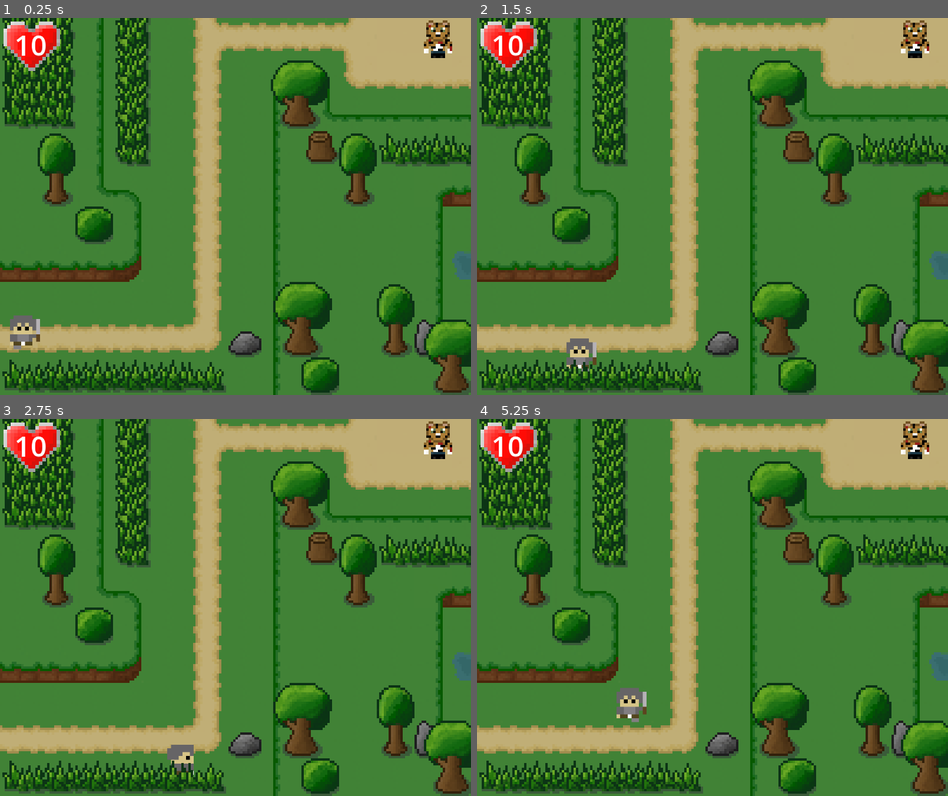
Above: before the commit, frames 1-4 (two rows, left to right).
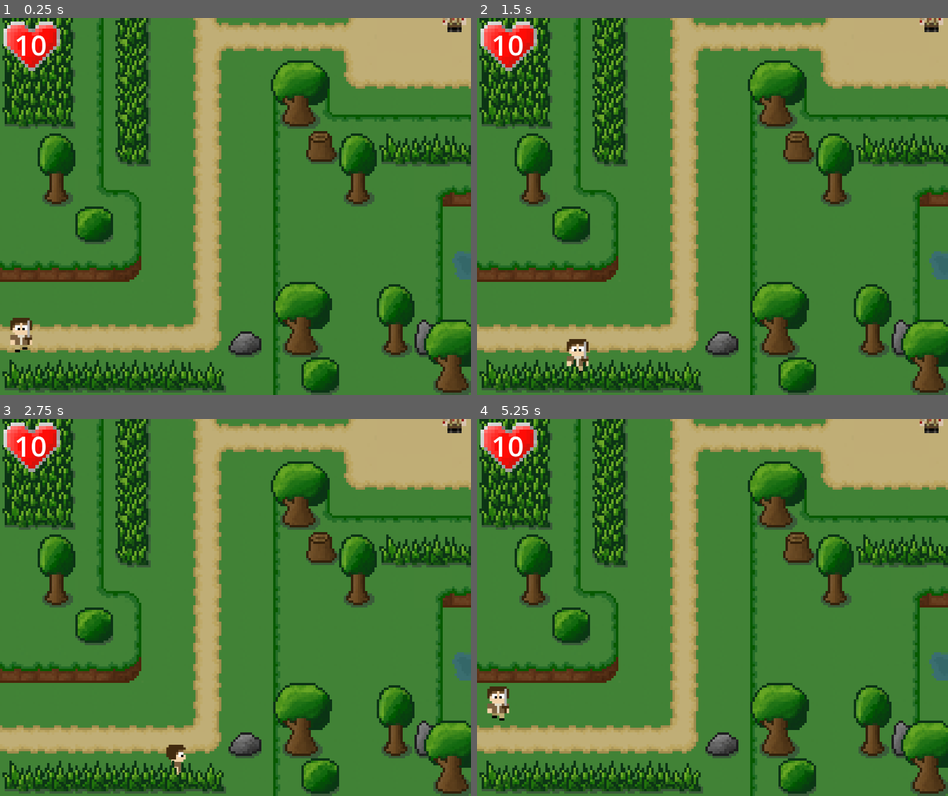
Above: after the commit, the same moments.

Repository: jakegriffin9902/CS358-Bane-of-the-Ancients
Game: Godot game, scene res://slouismo_fen.tscn
Two runs of this game, one before a commit and one after it. Both use one fixed random seed, a clock stepped at 60 frames per second and the inputs below.
Inputs:
- Up to frame 1 (0.25 s): no input
- Up to frame 2 (1.5 s): hold D (right) 0.53-1.28 s; hold S (down) from 1.28 s (still down)
- Up to frame 3 (2.75 s): release S (down) at 2.03 s; hold D (right) from 2.03 s (still down)
- Up to frame 4 (5.25 s): release D (right) at 2.78 s; hold W (up) 2.78-3.53 s; hold A (left) 3.53-5.03 s; hold S (down) from 5.03 s (still down)

The runs differ from the first frame. In frame 1, 1.0% of the frame differs, in the area x 2-99%, y 0-89%; in frame 2, 1.0%; in frame 3, 0.9%; in frame 4, 1.4%, in the area x 2-99%, y 0-81%.

Commit message:
3.0.0
First entry for Sprint 3; adds redesigned player art and a setup for the stat selection screen. Also adds combat music to the project for use once the combat system is complete. Adjusted collision boxes for Player and 2 NPCs.

Diff:
--- a/characters/player.tscn
+++ b/characters/player.tscn
@@ -4,7 +4,7 @@
 [ext_resource type="Texture2D" uid="uid://bwphge16iq4c" path="res://characters/art/player.png" id="2_yfnet"]
 
 [sub_resource type="RectangleShape2D" id="RectangleShape2D_jtnif"]
-size = Vector2(12, 13)
+size = Vector2(12, 6.15385)
 
 [sub_resource type="Animation" id="Animation_r4na2"]
 length = 0.001
@@ -132,11 +132,12 @@
 transitions = ["Start", "Move", SubResource("AnimationNodeStateMachineTransition_w6joo")]
 
 [node name="CharacterBody2D" type="CharacterBody2D"]
+scale = Vector2(0.65, 0.65)
 script = ExtResource("1_ct57h")
 starting_direction = Vector2(-1, 2.08165e-12)
 
 [node name="CollisionShape2D" type="CollisionShape2D" parent="."]
-position = Vector2(2, 1.5)
+position = Vector2(0, 10.7692)
 shape = SubResource("RectangleShape2D_jtnif")
 
 [node name="Sprite2D" type="Sprite2D" parent="."]
--- a/slouismo_fen.tscn
+++ b/slouismo_fen.tscn
@@ -10,10 +10,10 @@
 [ext_resource type="Texture2D" uid="uid://b3u57jb4rqic" path="res://HeartIcon.png" id="6_5r72p"]
 
 [sub_resource type="RectangleShape2D" id="RectangleShape2D_y2dfl"]
-size = Vector2(8, 15)
+size = Vector2(9, 6)
 
 [sub_resource type="RectangleShape2D" id="RectangleShape2D_y7ks8"]
-size = Vector2(8, 15)
+size = Vector2(10, 5.5)
 
 [sub_resource type="PhysicsMaterial" id="PhysicsMaterial_mhu23"]
 
@@ -379,27 +379,29 @@
 scroll_active = false
 
 [node name="Human carrier" type="CharacterBody2D" parent="."]
+y_sort_enabled = true
 position = Vector2(9, 293)
 
 [node name="Sprite2D" type="Sprite2D" parent="Human carrier"]
-position = Vector2(169, -142)
+position = Vector2(184, -135)
 texture = ExtResource("1_n8gus")
 hframes = 6
 
 [node name="CollisionShape2D" type="CollisionShape2D" parent="Human carrier"]
-position = Vector2(169, -141.5)
+position = Vector2(184, -130)
 shape = SubResource("RectangleShape2D_y2dfl")
 
 [node name="Animal carrier" type="CharacterBody2D" parent="."]
+y_sort_enabled = true
 position = Vector2(9, 293)
 
 [node name="Sprite2D" type="Sprite2D" parent="Animal carrier"]
-position = Vector2(177, -124)
+position = Vector2(168, -152)
 texture = ExtResource("2_dofxf")
 hframes = 6
 
 [node name="CollisionShape2D" type="CollisionShape2D" parent="Animal carrier"]
-position = Vector2(177, -123.5)
+position = Vector2(168, -147.25)
 shape = SubResource("RectangleShape2D_y7ks8")
 
 [node name="TileMap" type="TileMap" parent="."]
@@ -435,6 +437,7 @@
 
 [node name="Camera2D" type="Camera2D" parent="."]
 position = Vector2(9, 293)
+scale = Vector2(0.65, 0.65)
 zoom = Vector2(2, 2)
 limit_left = 0
 limit_top = 0
--- /dev/null
+++ b/stat_sheet.gd
@@ -0,0 +1,18 @@
+extends Control
+
+@onready var available_points = get_node("stats/points/value")
+
+var player_points = 5
+var strength_add = 0
+var intelligence_add = 0
+var aim_add = 0
+var agility_add = 0
+var health_add = 0
+
+func _ready():
+	available_points.set_text("[color=black]" + str(player_points))
+	if (player_points == 0):
+		pass
+	else:
+		for button in get_tree().get_nodes_in_group("plus"):
+			button.set_disabled(false)
--- /dev/null
+++ b/stat_sheet.tscn
@@ -0,0 +1,238 @@
+[gd_scene load_steps=12 format=3 uid="uid://brs5224vu2vum"]
+
+[ext_resource type="Texture2D" uid="uid://di41fl844d6sw" path="res://ui_art/plus.png" id="1_fst7j"]
+[ext_resource type="Script" path="res://stat_sheet.gd" id="1_p8awl"]
+[ext_resource type="Texture2D" uid="uid://65ysx04o07u8" path="res://ui_art/plus_selected.png" id="2_m2m8c"]
+[ext_resource type="Texture2D" uid="uid://cv34j8hred2tx" path="res://ui_art/background.png" id="2_nf75c"]
+[ext_resource type="Texture2D" uid="uid://b567h8e0485ne" path="res://ui_art/plus_disabled.png" id="3_ud17e"]
+[ext_resource type="Texture2D" uid="uid://qpye4g8y6u5d" path="res://ui_art/minus.png" id="4_vbn2g"]
+[ext_resource type="Texture2D" uid="uid://2qrnm1138res" path="res://ui_art/minus_selected.png" id="5_547jt"]
+[ext_resource type="Texture2D" uid="uid://d3n57r5ac8v8r" path="res://ui_art/minus_disabled.png" id="6_30esw"]
+[ext_resource type="Texture2D" uid="uid://ba8qboipj2geb" path="res://ui_art/confirm.png" id="8_x627h"]
+[ext_resource type="Texture2D" uid="uid://lp5l07nyxouf" path="res://ui_art/confirm_selected.png" id="9_k28f5"]
+[ext_resource type="Texture2D" uid="uid://c4jyt3n75udl0" path="res://ui_art/confirm_disabled.png" id="10_mhupj"]
+
+[node name="stat_sheet" type="Control"]
+layout_mode = 3
+anchors_preset = 15
+anchor_right = 1.0
+anchor_bottom = 1.0
+grow_horizontal = 2
+grow_vertical = 2
+script = ExtResource("1_p8awl")
+
+[node name="TextureRect" type="TextureRect" parent="."]
+layout_mode = 0
+offset_right = 517.0
+offset_bottom = 430.0
+texture = ExtResource("2_nf75c")
+
+[node name="stats" type="VBoxContainer" parent="."]
+layout_mode = 0
+offset_right = 383.0
+offset_bottom = 300.0
+alignment = 1
+
+[node name="strength" type="HBoxContainer" parent="stats"]
+layout_mode = 2
+alignment = 1
+
+[node name="label" type="RichTextLabel" parent="stats/strength"]
+custom_minimum_size = Vector2(100, 23)
+layout_mode = 2
+bbcode_enabled = true
+text = "[color=black]Strength"
+
+[node name="minus" type="TextureButton" parent="stats/strength"]
+custom_minimum_size = Vector2(25, 22)
+layout_mode = 2
+size_flags_vertical = 0
+disabled = true
+texture_normal = ExtResource("4_vbn2g")
+texture_hover = ExtResource("5_547jt")
+texture_disabled = ExtResource("6_30esw")
+stretch_mode = 4
+
+[node name="value" type="RichTextLabel" parent="stats/strength"]
+custom_minimum_size = Vector2(23, 23)
+layout_mode = 2
+bbcode_enabled = true
+text = "[color=black]10"
+scroll_active = false
+
+[node name="plus" type="TextureButton" parent="stats/strength" groups=["plus"]]
+custom_minimum_size = Vector2(25, 21)
+layout_mode = 2
+disabled = true
+texture_normal = ExtResource("1_fst7j")
+texture_hover = ExtResource("2_m2m8c")
+texture_disabled = ExtResource("3_ud17e")
+stretch_mode = 4
+
+[node name="intelligence" type="HBoxContainer" parent="stats"]
+layout_mode = 2
+alignment = 1
+
+[node name="label" type="RichTextLabel" parent="stats/intelligence"]
+custom_minimum_size = Vector2(100, 23)
+layout_mode = 2
+bbcode_enabled = true
+text = "[color=black]Intelligence"
+
+[node name="minus" type="TextureButton" parent="stats/intelligence"]
+custom_minimum_size = Vector2(25, 22)
+layout_mode = 2
+size_flags_vertical = 0
+disabled = true
+texture_normal = ExtResource("4_vbn2g")
+texture_hover = ExtResource("5_547jt")
+texture_disabled = ExtResource("6_30esw")
+stretch_mode = 4
+
+[node name="value" type="RichTextLabel" parent="stats/intelligence"]
+custom_minimum_size = Vector2(23, 23)
+layout_mode = 2
+bbcode_enabled = true
+text = "[color=black]10"
+scroll_active = false
+
+[node name="plus" type="TextureButton" parent="stats/intelligence" groups=["plus"]]
+custom_minimum_size = Vector2(25, 21)
+layout_mode = 2
+disabled = true
+texture_normal = ExtResource("1_fst7j")
+texture_hover = ExtResource("2_m2m8c")
+texture_disabled = ExtResource("3_ud17e")
+stretch_mode = 4
+
+[node name="aim" type="HBoxContainer" parent="stats"]
+layout_mode = 2
+alignment = 1
+
+[node name="label" type="RichTextLabel" parent="stats/aim"]
+custom_minimum_size = Vector2(100, 23)
+layout_mode = 2
+bbcode_enabled = true
+text = "[color=black]Aim"
+
+[node name="minus" type="TextureButton" parent="stats/aim"]
+custom_minimum_size = Vector2(25, 22)
+layout_mode = 2
+size_flags_vertical = 0
+disabled = true
+texture_normal = ExtResource("4_vbn2g")
+texture_hover = ExtResource("5_547jt")
+texture_disabled = ExtResource("6_30esw")
+stretch_mode = 4
+
+[node name="value" type="RichTextLabel" parent="stats/aim"]
+custom_minimum_size = Vector2(22, 23)
+layout_mode = 2
+bbcode_enabled = true
+text = "[color=black]10"
+
+[node name="plus" type="TextureButton" parent="stats/aim" groups=["plus"]]
+custom_minimum_size = Vector2(25, 21)
+layout_mode = 2
+disabled = true
+texture_normal = ExtResource("1_fst7j")
+texture_hover = ExtResource("2_m2m8c")
+texture_disabled = ExtResource("3_ud17e")
+stretch_mode = 4
+
+[node name="agility" type="HBoxContainer" parent="stats"]
+layout_mode = 2
+alignment = 1
+
+[node name="label" type="RichTextLabel" parent="stats/agility"]
+custom_minimum_size = Vector2(100, 23)
+layout_mode = 2
+bbcode_enabled = true
+text = "[color=black]Agility"
+
+[node name="minus" type="TextureButton" parent="stats/agility"]
+custom_minimum_size = Vector2(25, 22)
+layout_mode = 2
+size_flags_vertical = 0
+disabled = true
+texture_normal = ExtResource("4_vbn2g")
+texture_hover = ExtResource("5_547jt")
+texture_disabled = ExtResource("6_30esw")
+stretch_mode = 4
+
+[node name="value" type="RichTextLabel" parent="stats/agility"]
+custom_minimum_size = Vector2(22, 23)
+layout_mode = 2
+bbcode_enabled = true
+text = "[color=black]10"
+
+[node name="plus" type="TextureButton" parent="stats/agility" groups=["plus"]]
+custom_minimum_size = Vector2(25, 21)
+layout_mode = 2
+disabled = true
+texture_normal = ExtResource("1_fst7j")
+texture_hover = ExtResource("2_m2m8c")
+texture_disabled = ExtResource("3_ud17e")
+stretch_mode = 4
+
+[node name="health" type="HBoxContainer" parent="stats"]
+layout_mode = 2
+alignment = 1
+
+[node name="label" type="RichTextLabel" parent="stats/health"]
+custom_minimum_size = Vector2(100, 23)
+layout_mode = 2
+bbcode_enabled = true
+text = "[color=black]Health"
+
+[node name="minus" type="TextureButton" parent="stats/health"]
+custom_minimum_size = Vector2(25, 22)
+layout_mode = 2
+size_flags_vertical = 0
+disabled = true
+texture_normal = ExtResource("4_vbn2g")
+texture_hover = ExtResource("5_547jt")
+texture_disabled = ExtResource("6_30esw")
+stretch_mode = 4
+
+[node name="value" type="RichTextLabel" parent="stats/health"]
+custom_minimum_size = Vector2(22, 23)
+layout_mode = 2
+bbcode_enabled = true
+text = "[color=black]10"
+
+[node name="plus" type="TextureButton" parent="stats/health" groups=["plus"]]
+custom_minimum_size = Vector2(25, 21)
+layout_mode = 2
+disabled = true
+texture_normal = ExtResource("1_fst7j")
+texture_hover = ExtResource("2_m2m8c")
+texture_disabled = ExtResource("3_ud17e")
+stretch_mode = 4
+
+[node name="points" type="HBoxContainer" parent="stats"]
+layout_mode = 2
+alignment = 1
+
+[node name="label" type="RichTextLabel" parent="stats/points"]
+custom_minimum_size = Vector2(132, 23)
+layout_mode = 2
+bbcode_enabled = true
+text = "[color=black]Available Points: "
+
+[node name="value" type="RichTextLabel" parent="stats/points"]
+custom_minimum_size = Vector2(22, 23)
+layout_mode = 2
+bbcode_enabled = true
+text = "[color=black]10"
+
+[node name="confirm" type="TextureButton" parent="stats"]
+custom_minimum_size = Vector2(60, 40)
+layout_mode = 2
+size_flags_horizontal = 4
+size_flags_vertical = 4
+texture_normal = ExtResource("8_x627h")
+texture_hover = ExtResource("9_k28f5")
+texture_disabled = ExtResource("10_mhupj")
+ignore_texture_size = true
+stretch_mode = 0
Binary file changed: characters/art/player.png
Not shown, added: music/danger.wav.import
Binary file added: ui_art/background.png
Not shown, added: ui_art/background.png.import
Binary file added: ui_art/button.png
Not shown, added: ui_art/button.png.import
Binary file added: ui_art/button_disabled.png
Not shown, added: ui_art/button_disabled.png.import
Binary file added: ui_art/button_selected.png
Not shown, added: ui_art/button_selected.png.import
Binary file added: ui_art/confirm.png
Not shown, added: ui_art/confirm.png.import
(and 17 more such lines)
